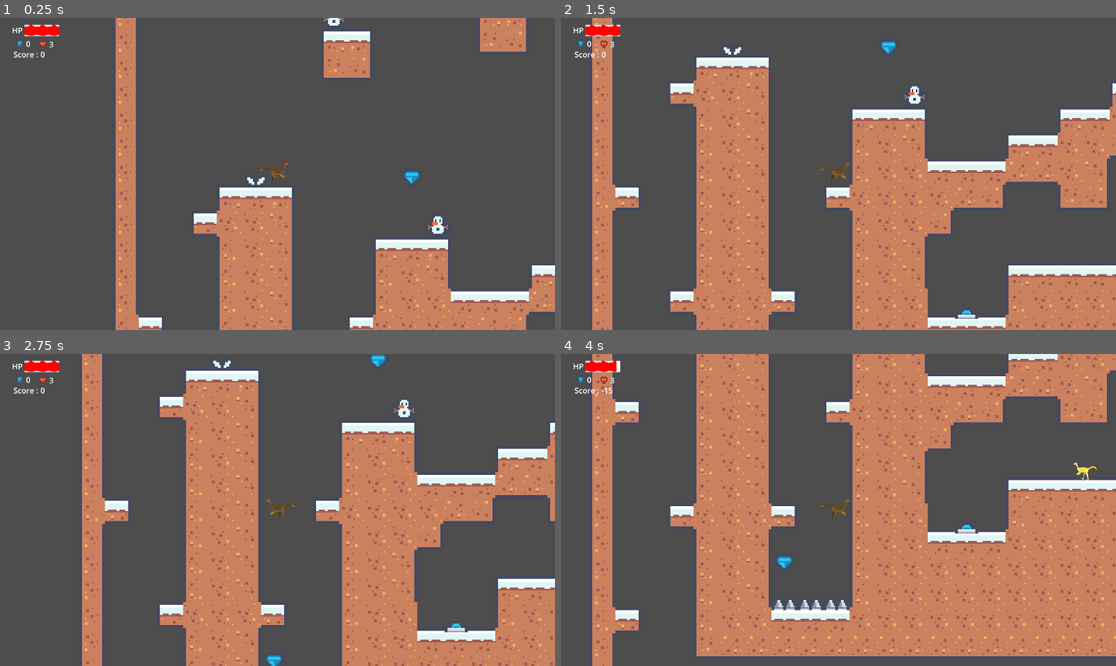
Above: before the commit, frames 1-4 (two rows, left to right).
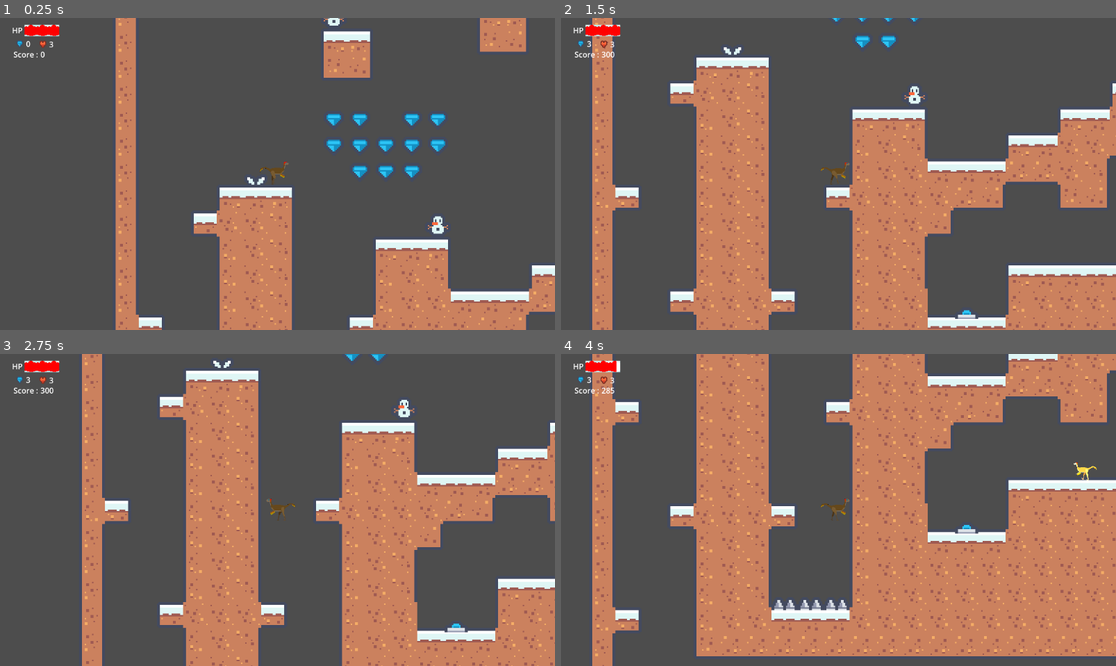
Above: after the commit, the same moments.

Repository: fay0026/Godot_platformer
Game: Godot game, scene res://scenes/jeu.tscn
Same seed, same stepped clock (60 frames per second), same inputs: the game is played once before the commit and once after it.
Inputs:
- Up to frame 1 (0.25 s): no input
- Up to frame 2 (1.5 s): tap Enter (ui_accept) at 0.5, 0.77 s; hold Right (ui_right) from 0.53 s (still down)
- Up to frame 3 (2.75 s): tap Enter (ui_accept) at 1.52 s; release Right (ui_right) at 2.03 s; hold Left (ui_left) from 2.03 s (still down)
- Up to frame 4 (4 s): release Left (ui_left) at 2.78 s; hold Right (ui_right) from 2.78 s (still down); tap Enter (ui_accept) at 3.02, 3.77 s

The runs differ from the first frame. In frame 1, 1.0% of the frame differs, in the area x 58-81%, y 30-54%; in frame 2, 0.3%; in frame 3, 0.2%; in frame 4, 0.1%.

Commit message:
Début de la reconfiguration des signaux

Diff:
--- a/scenes/jeu.tscn
+++ b/scenes/jeu.tscn
@@ -1,11 +1,10 @@
-[gd_scene load_steps=10 format=3 uid="uid://dhljpvgjyv2jw"]
+[gd_scene load_steps=9 format=3 uid="uid://dhljpvgjyv2jw"]
 
 [ext_resource type="PackedScene" uid="uid://cxcdd5y67f5u8" path="res://scenes/monde.tscn" id="1_tj32t"]
 [ext_resource type="PackedScene" uid="uid://bvcqpoxfstguq" path="res://scenes/personnage.tscn" id="2_xdqh2"]
 [ext_resource type="PackedScene" uid="uid://cnb4o7w4qjhfm" path="res://scenes/bouton.tscn" id="3_0ebwt"]
 [ext_resource type="PackedScene" uid="uid://c621ubyjq1hsm" path="res://scenes/death.tscn" id="4_djnxf"]
 [ext_resource type="PackedScene" uid="uid://did53m4tnvbix" path="res://scenes/spikes.tscn" id="5_feq12"]
-[ext_resource type="PackedScene" uid="uid://dwgsg5k1qfk1e" path="res://scenes/diamant.tscn" id="5_o27fm"]
 [ext_resource type="PackedScene" uid="uid://dkv2m1q7vc1ia" path="res://scenes/enemy.tscn" id="6_qxaus"]
 [ext_resource type="PackedScene" uid="uid://kay8r2p0gb5m" path="res://scenes/GUI.tscn" id="6_wmjdj"]
 [ext_resource type="PackedScene" uid="uid://dng1a81ll0wj8" path="res://scenes/game_over.tscn" id="8_m5ye8"]
@@ -42,21 +41,6 @@
 position = Vector2(231, 377)
 scale = Vector2(2, 2)
 
-[node name="Diamant" parent="monde" instance=ExtResource("5_o27fm")]
-position = Vector2(267, 145)
-
-[node name="Diamant2" parent="monde" instance=ExtResource("5_o27fm")]
-position = Vector2(438, 96)
-
-[node name="Diamant3" parent="monde" instance=ExtResource("5_o27fm")]
-position = Vector2(444, 439)
-
-[node name="Diamant4" parent="monde" instance=ExtResource("5_o27fm")]
-position = Vector2(195, 353)
-
-[node name="Diamant5" parent="monde" instance=ExtResource("5_o27fm")]
-position = Vector2(481, 199)
-
 [node name="Ennemy_tscn" parent="monde" instance=ExtResource("6_qxaus")]
 position = Vector2(481, 143)
 scale = Vector2(0.25, 0.25)
@@ -88,13 +72,9 @@
 [connection signal="ouch" from="monde/spikes" to="Personnage" method="_on_spikes_ouch"]
 [connection signal="ouch" from="monde/spikes2" to="Personnage" method="_on_spikes_ouch"]
 [connection signal="ouch" from="monde/spikes3" to="Personnage" method="_on_spikes_ouch"]
-[connection signal="diamond" from="monde/Diamant" to="Gui" method="_on_diamant_diamond"]
-[connection signal="diamond" from="monde/Diamant2" to="Gui" method="_on_diamant_diamond"]
-[connection signal="diamond" from="monde/Diamant3" to="Gui" method="_on_diamant_diamond"]
-[connection signal="diamond" from="monde/Diamant4" to="Gui" method="_on_diamant_diamond"]
-[connection signal="diamond" from="monde/Diamant5" to="Gui" method="_on_diamant_diamond"]
 [connection signal="ennemy_defeated" from="Personnage" to="Gui" method="_on_personnage_ennemy_defeated"]
 [connection signal="game_over_get_score" from="Personnage" to="Gui" method="_on_personnage_game_over_get_score"]
 [connection signal="health_changed" from="Personnage" to="Gui" method="_on_personnage_health_changed"]
 [connection signal="lost_life" from="Personnage" to="Gui" method="_on_personnage_lost_life"]
+[connection signal="diamond" from="Gui" to="Gui" method="_on_diamond"]
 [connection signal="game_over" from="Gui" to="GameOver" method="_on_gui_game_over"]
--- a/scenes/monde.tscn
+++ b/scenes/monde.tscn
@@ -1,6 +1,10 @@
-[gd_scene load_steps=4 format=3 uid="uid://cxcdd5y67f5u8"]
-
+[gd_scene load_steps=6 format=3 uid="uid://cxcdd5y67f5u8"]
+
+[ext_resource type="PackedScene" uid="uid://dwgsg5k1qfk1e" path="res://scenes/diamant.tscn" id="1_q1uw1"]
 [ext_resource type="Texture2D" uid="uid://bn7caaq0ajbhm" path="res://Assets/img/tilemap_packed.png" id="1_r3eku"]
+
+[sub_resource type="TileSetScenesCollectionSource" id="TileSetScenesCollectionSource_fm6p5"]
+scenes/1/scene = ExtResource("1_q1uw1")
 
 [sub_resource type="TileSetAtlasSource" id="TileSetAtlasSource_8vkg3"]
 texture = ExtResource("1_r3eku")
@@ -421,6 +425,7 @@
 terrain_set_0/terrain_2/name = "Grass"
 terrain_set_0/terrain_2/color = Color(0.46875, 0.5, 0.25, 1)
 sources/2 = SubResource("TileSetAtlasSource_8vkg3")
+sources/0 = SubResource("TileSetScenesCollectionSource_fm6p5")
 
 [node name="monde" type="Node2D"]
 
@@ -428,4 +433,4 @@
 position = Vector2(150, 150)
 tile_set = SubResource("TileSet_4tyv4")
 format = 2
-layer_0/tile_data = PackedInt32Array(0, 131074, 5, 65536, 13 …(7338 unchanged characters)… , -655344, 917506, 7, -655345, 917506, 7)
+layer_0/tile_data = PackedInt32Array(0, 131074, 5, 65536, 13 …(7338 unchanged characters)… , -655344, 917506, 7, -655345, 917506, 7, -131066, 0, 65536, -131067, 0, 65536, -131068, 0, 65536, -196604, 0, 65536, -196605, 0, 65536, -131069, 0, 65536, -65532, 0, 65536, -65531, 0, 65536, -65530, 0, 65536, -131065, 0, 65536, -196601, 0, 65536, -196602, 0, 65536)
--- a/scenes/scripts/diamant.gd
+++ b/scenes/scripts/diamant.gd
@@ -12,5 +12,5 @@
 	pass
 
 func _on_body_entered(body: Node2D) -> void:
-	diamond.emit(1)
+	body.gui.diamond.emit(1)
 	queue_free()
--- a/scenes/scripts/gui.gd
+++ b/scenes/scripts/gui.gd
@@ -5,6 +5,7 @@
 @onready var health: TextureProgressBar = $Control/hp_bar/TextureProgressBar
 @onready var score: Label = $Control/BoxContainer2/LabelScore
 
+signal diamond(value)
 signal game_over
 
 var diamonds_total = 0
@@ -27,15 +28,16 @@
 	health.value = 9
 	lives.text = str(lives_left)
 
-func _on_diamant_diamond(value) -> void:
-	diamonds_total += value
-	score_var += value*100
-	diamonds.text = str(diamonds_total)
-	score.text = str(score_var)
-
 func _on_personnage_ennemy_defeated() -> void:
 	score_var += 50
 	score.text = str(score_var)
 
 func _on_personnage_game_over_get_score() -> void:
 	game_over.emit(score_var)
+
+
+func _on_diamond(value: Variant) -> void:
+	diamonds_total += value
+	score_var += value*100
+	diamonds.text = str(diamonds_total)
+	score.text = str(score_var)
--- a/scenes/scripts/personnage.gd
+++ b/scenes/scripts/personnage.gd
@@ -9,6 +9,7 @@
 signal game_over_get_score
 signal ennemy_collided
 signal ennemy_defeated
+@onready var gui: CanvasLayer = $"../Gui"
 
 const SPEED = 100.0
 const JUMP_VELOCITY = -375.0
